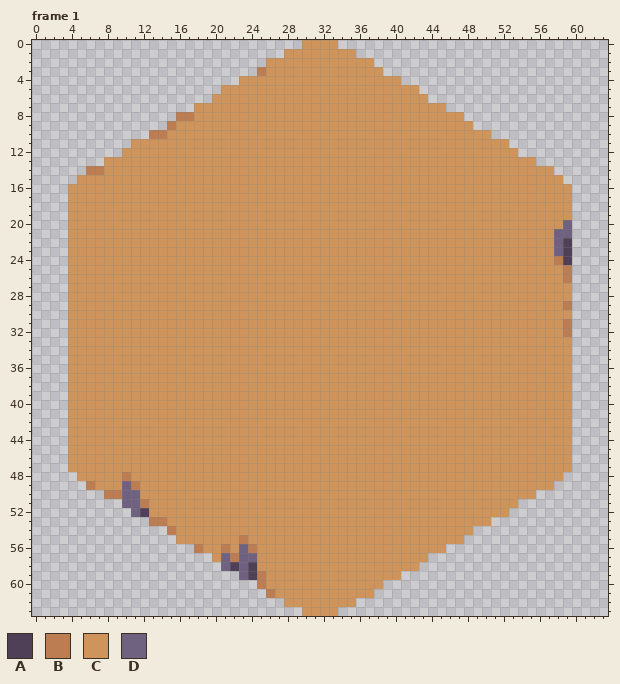
Two versions of one pixel-art file, assets/aseprite/floor.aseprite. That is the earlier state.
64x64 pixels, 3 frames. Shown: frame 1. The commit also changed other frames, which this record leaves out.
Palette (. is transparent): A #4f4057  B #bd7d53  C #ce945b  D #6e6280
Now the later version:
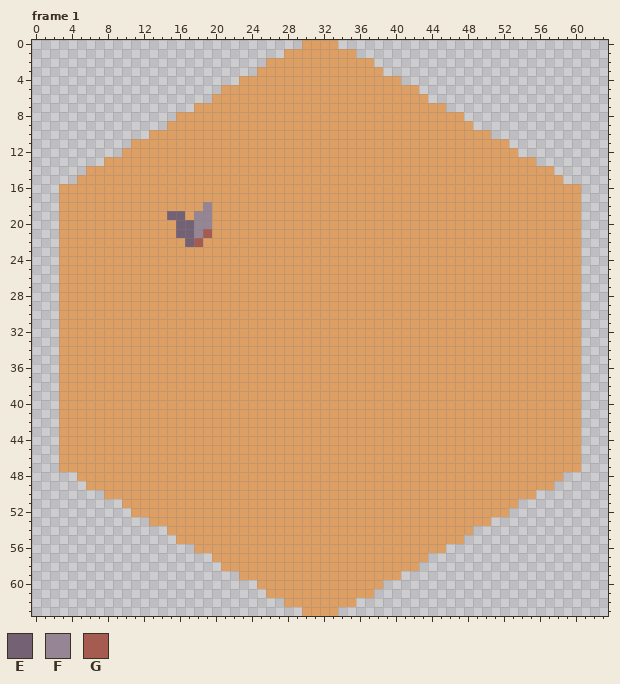
Colours new in this view: E #756174  F #968695  G #a65b51
Log entry: force empty starting area around player; tests with floor tile art
The edit:
layer "DryWeeds" added
layer "Layer 1" removed
Colour C changes from #ce945b to #de9f64.
Frame 1, layer "DryWeeds":
Colour C now appears in rows 16 to 47 at x 3 and 60.
The author changed colour A to colour C in rows 22 to 24 at x 59; in row 52 at x 12; in row 58 at x 22 and 24; in row 59 at x 24.
The author changed colour B to colour C in row 3 at x 25; in row 8 at x 16 to 17; in row 9 at x 15; in row 10 at x 13 to 14; in row 14 at x 6 to 7; in row 24 at x 58.
The author changed colour B to colour C in rows 25 to 26 at x 59; in row 29 at x 59; in rows 31 to 32 at x 59; in row 48 at x 10; in row 49 at x 6 and 11; in row 50 at x 8 to 9.
The author changed colour B to colour C in row 51 at x 12; in row 53 at x 13 to 14; in row 54 at x 15; in row 55 at x 23; in row 56 at x 18, 21 and 24; in row 57 at x 22.
The author changed colour B to colour C in rows 59 to 60 at x 25; in row 61 at x 26.
The author changed colour D to colour C in row 20 at x 59; in row 21 at x 58 to 59; in rows 22 to 23 at x 58; in row 49 at x 10; in rows 50 to 51 at x 10 to 11; in row 52 at x 11.
The author changed colour D to colour C in row 56 at x 23; in row 57 at x 21 and 23 to 24; in row 58 at x 21 and 23; in row 59 at x 23.
The author changed colour C to colour E in row 19 at x 15 to 16; in rows 20 to 21 at x 16 to 17; in row 22 at x 17.
The author changed colour C to colour F in row 18 at x 19; in rows 19 to 20 at x 18 to 19; in row 21 at x 18.
The author changed colour C to colour G in row 21 at x 19; in row 22 at x 18.
Boxes around the changes in both pictures, in picture pixels (x1, y1, x2, y2):
changed: (59, 40, 581, 616)
